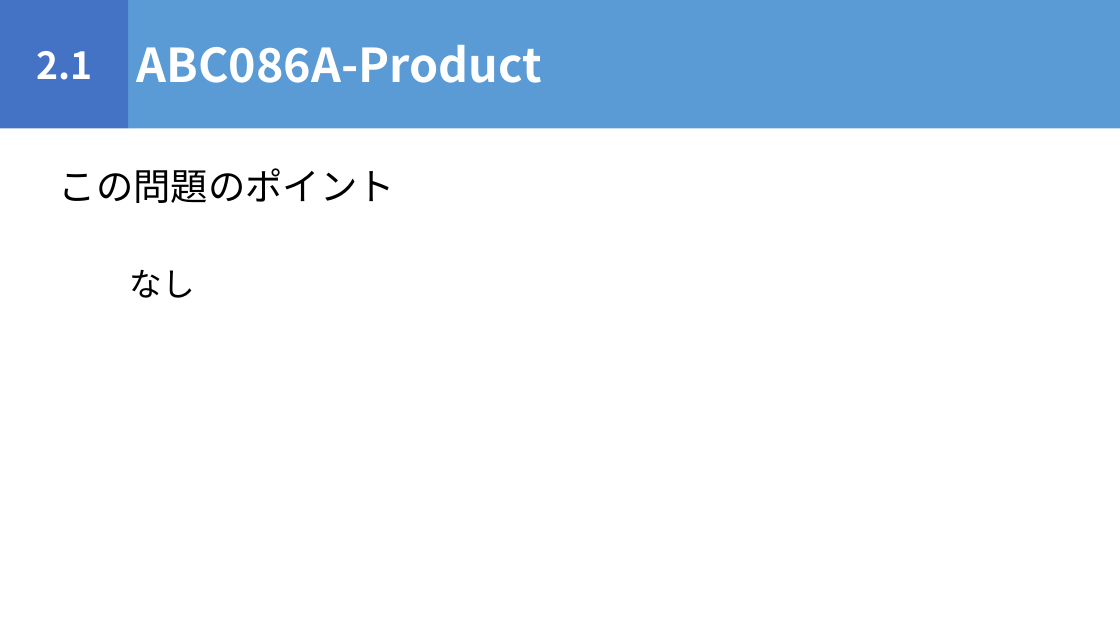
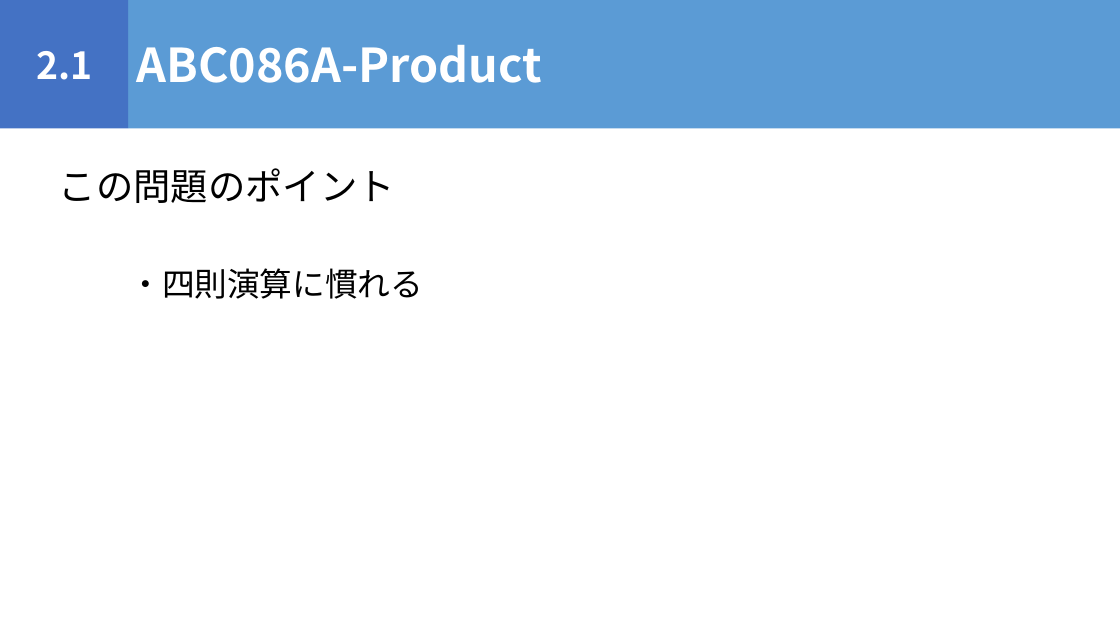
Before and after one commit to igeeeeee/triC_AtCoder_Beginners_Selection, a slide deck: slide 11 of ABS_勉強会.pptx (slide 10 before the commit). Drawn at 1120x630 pixels with LibreOffice and Linux fonts; fonts in the diff are those of the drawing. Boxes give left, top, right and bottom in pixels: in the first picture for what was removed or moved away, otherwise in the second. Text is boxed around its words. In the diff, an @@ line names an element or a change of style, - is before the commit and + after.

```diff
--- a/ABS_勉強会.pptx
+++ b/ABS_勉強会.pptx
@@ text at bbox=[129, 268, 423, 299]: text changed @@
-なし
+・四則演算に慣れる
```
Also in this commit, not shown: 6 other slides changed, 13 slides added, 1 other file.
